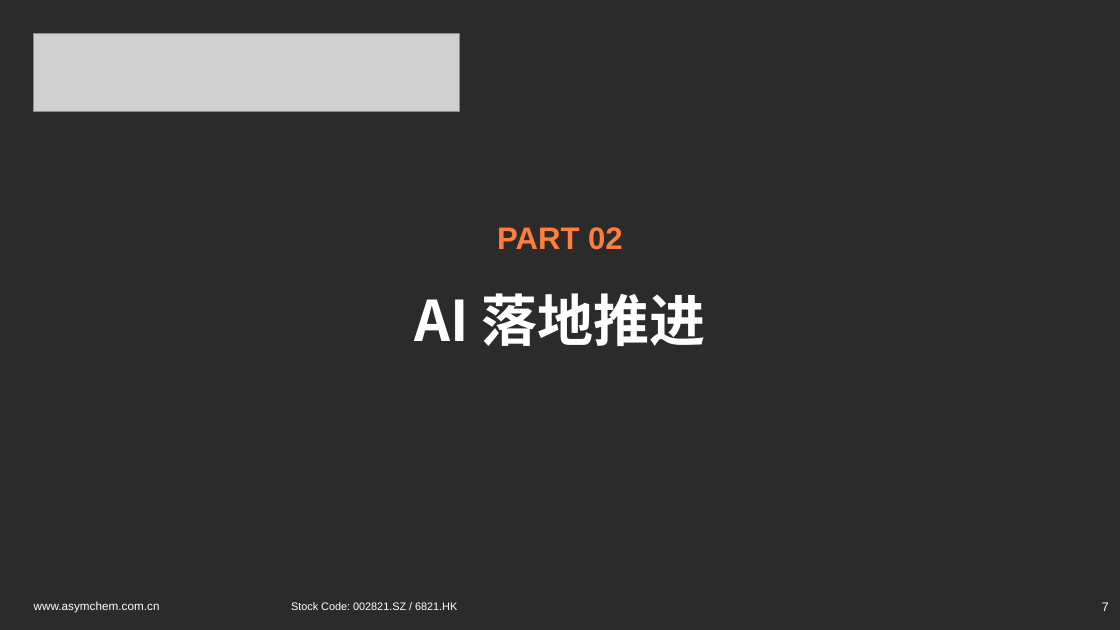
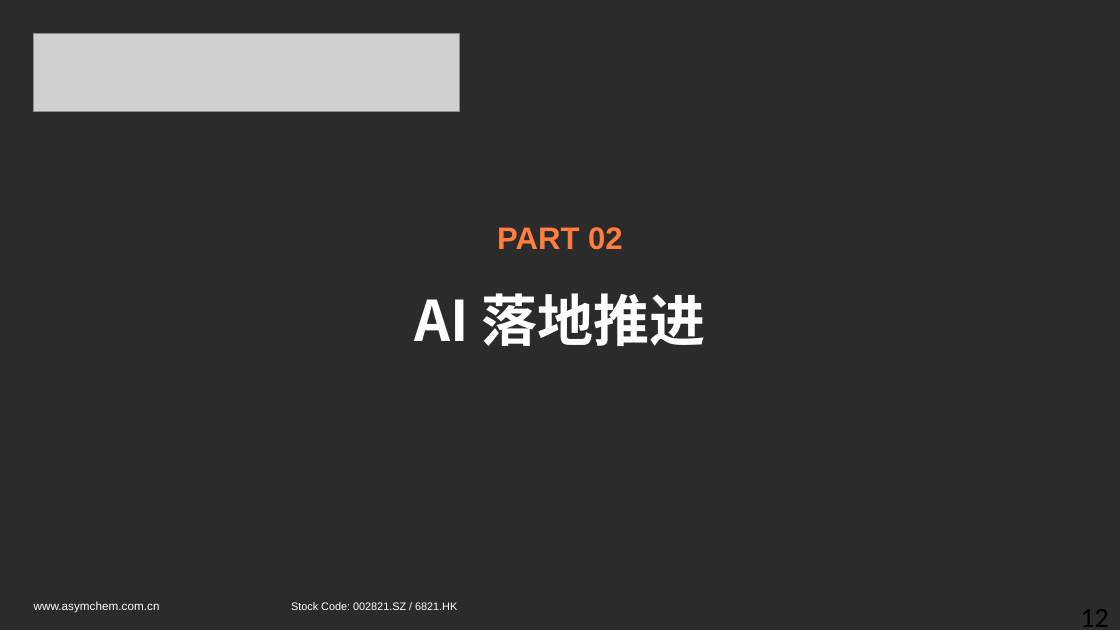
Before and after one commit to peterli0913/HPLC, a slide deck: slide 12 of AI_推进汇报_2026上半年_v4.pptx (slide 7 before the commit). Drawn at 1120x630 pixels with LibreOffice and Linux fonts; fonts in the diff are those of the drawing; grey boxes stand for pictures; background and template pictures are left out; a plain dark background stands for a picture behind light text. Boxes give left, top, right and bottom in pixels: in the first picture for what was removed or moved away, otherwise in the second. Text is boxed around its words. In the diff, an @@ line names an element or a change of style, - is before the commit and + after.

```diff
--- a/AI_推进汇报_2026上半年_v4.pptx
+++ b/AI_推进汇报_2026上半年_v4.pptx
@@ text at (1080,609,1108,627): text changed; size 8 to 18 pt; font Arial to Calibri; text colour #FFFFFF to #000000 @@
-7
+12
```
Also in this commit, not shown: 11 other slides changed, 5 slides added, 1 other file.
